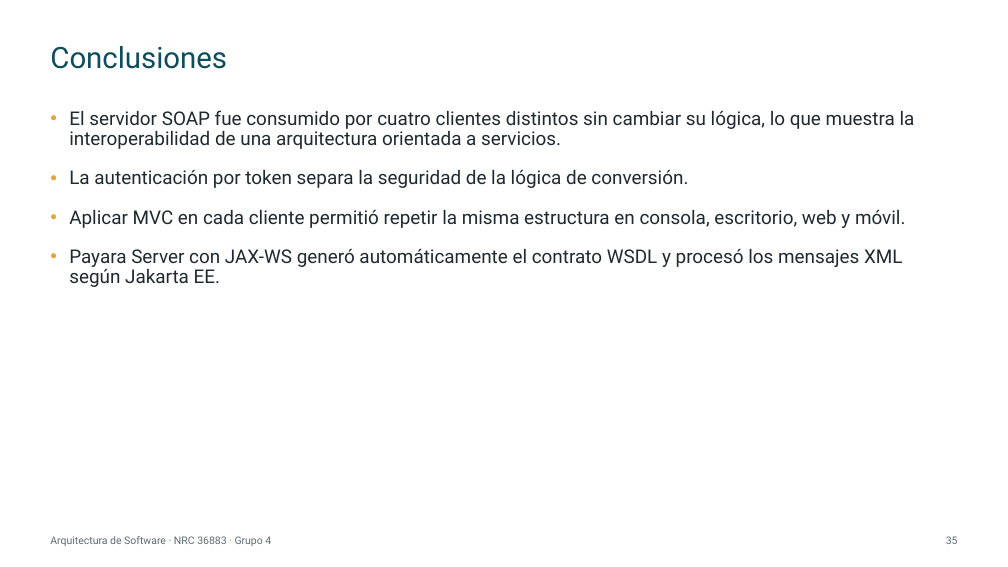
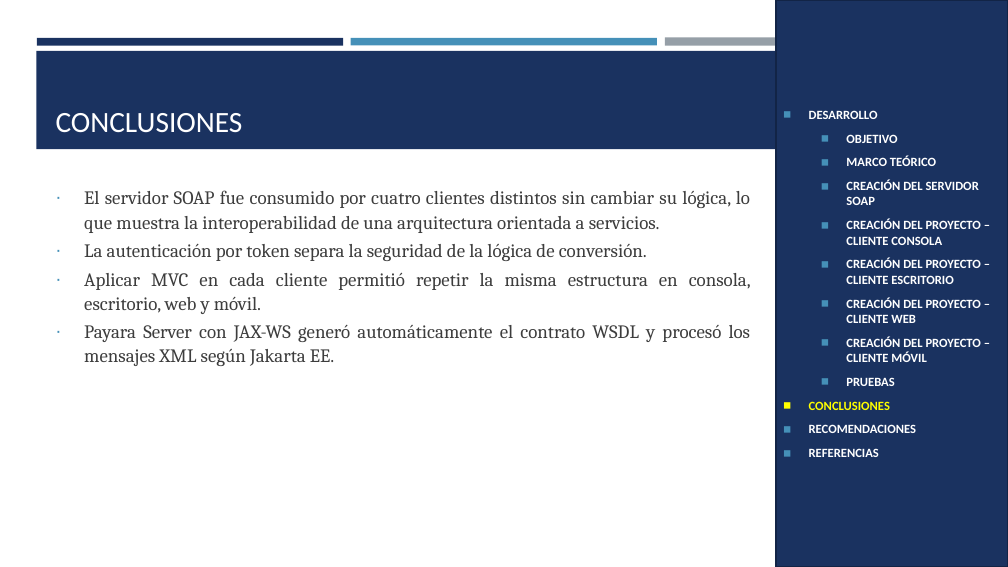
Before and after one commit to IMarcusDev/TI.1.1.-PAO202651_SOAP_JAVA_SINBDD_NRC_36883_GR04, a slide deck: slide 28 of 05. DOCUMENTACION/PRESENTACION TI.1.1. SOAP sin BDD en JAVA GR4.pptx (slide 35 before the commit). Drawn at 1008x567 pixels with LibreOffice and Linux fonts; fonts in the diff are those of the drawing. Boxes give left, top, right and bottom in pixels: in the first picture for what was removed or moved away, otherwise in the second. Text is boxed around its words. In the diff, an @@ line names an element or a change of style, - is before the commit and + after.

```diff
--- a/05. DOCUMENTACION/PRESENTACION TI.1.1. SOAP sin BDD en JAVA GR4.pptx
+++ b/05. DOCUMENTACION/PRESENTACION TI.1.1. SOAP sin BDD en JAVA GR4.pptx
@@ rectangle added at (776,0,1008,567), fill #1A3260, outline #122446 1.75 pt, 12 pt, text #FFFFFF, bold @@
+◼ DESARROLLO
+  ◼ OBJETIVO
+  ◼ MARCO TEÓRICO
+  ◼ CREACIÓN DEL SERVIDOR SOAP
+  ◼ CREACIÓN DEL PROYECTO – CLIENTE CONSOLA
+  ◼ CREACIÓN DEL PROYECTO – CLIENTE ESCRITORIO
+  ◼ CREACIÓN DEL PROYECTO – CLIENTE WEB
+  ◼ CREACIÓN DEL PROYECTO – CLIENTE MÓVIL
+  ◼ PRUEBAS
+◼ CONCLUSIONES
+◼ RECOMENDACIONES
+◼ REFERENCIAS
@@ rectangle added at (36,51,972,149), fill #1A3260 @@
@@ rectangle added at (37,38,343,45), fill #1A3260 @@
@@ title "CONCLUSIONES" at (56,113,243,133): vertical alignment middle to bottom @@
@@ rectangle added at (351,38,657,45), fill #4590B8 @@
@@ rectangle added at (665,38,971,46), fill #969FA7 @@
@@ title at (56,113,243,133): text changed; font Roboto to Calibri; text colour #0E4D5C to #FFFFFF @@
-Conclusiones
+CONCLUSIONES
@@ text "El servidor SOAP fue consumido ...": place and size @@
-text "El servidor SOAP fue consumido ..." at (69,110,915,287)
+text "El servidor SOAP fue consumido ..." at (84,190,751,366)
@@ text "El servidor SOAP fue consumido ..." at (84,190,751,366): font Roboto to Cambria, text colour #1F2A30 to #3D3D3D; alignment left to justified; bullet • to ∙; line spacing 0.9 to 1.07; less space between paragraphs; bullet colour #E8A33D to #4590B8 @@
@@ text removed at (50,536,271,546) @@
-Arquitectura de Software · NRC 36883 · Grupo 4
@@ page number removed at (946,536,958,544) @@
-35
```
Also in this commit, not shown: 23 other slides changed, 6 slides added, 14 slides removed, 1 other file.
